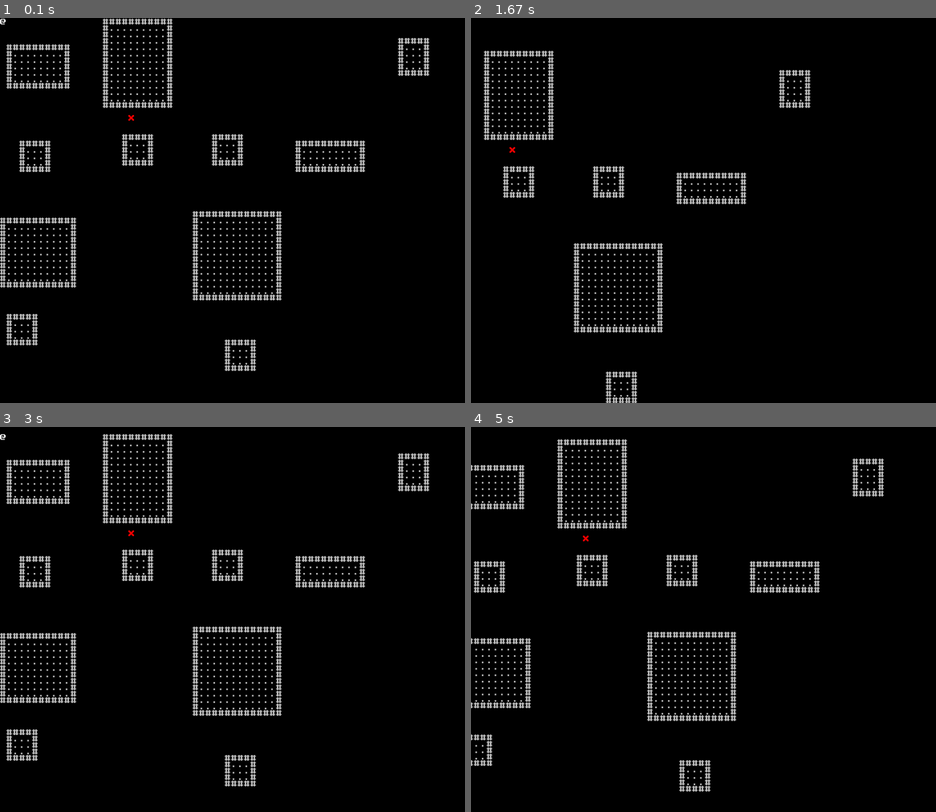
Above: before the commit, frames 1-4 (two rows, left to right).
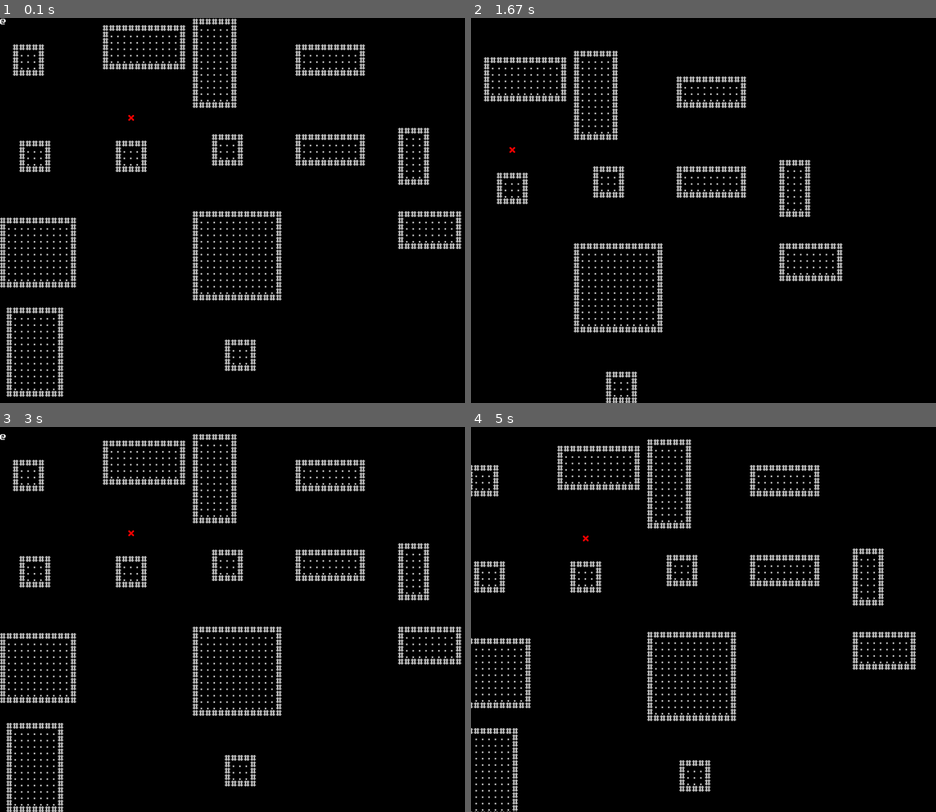
Above: after the commit, the same moments.

Repository: BlackHat-Magic/PyGame-Demo
Game: pygame game, started from app.py
Same seed, same stepped clock (60 frames per second), same inputs: the game is played once before the commit and once after it.
Inputs:
- Up to frame 1 (0.1 s): no input
- Up to frame 2 (1.67 s): hold D 0.33-0.8 s; hold W 0.83-1.13 s; hold D 1.17-1.63 s
- Up to frame 3 (3 s): hold A 1.67-2.2 s; hold S 2.23-2.53 s; hold A 2.57-2.97 s
- Up to frame 4 (5 s): hold W 3-3.37 s; hold D 3.4-4.03 s; hold S 4.07-4.43 s; hold A 4.47-4.93 s; hold D from 4.97 s (still down)

The runs differ from the first frame. In frame 1, 6.1% of the frame differs, in the area x 1-100%, y 0-99%; in frame 2, 4.7%; in frame 3, 6.1%, in the area x 1-100%, y 1-100%; in frame 4, 5.8%.

Commit message:
restructure

Diff:
--- a/app.py
+++ b/app.py
@@ -1,8 +1,13 @@
 import pygame, sys
+
+sys.path.insert(1, "./generator")
 from wfc_utils import Biome, Tile, World
 from dungeon_layout_generator import rooms
 from dungeon_room_generator import Floor
+
+sys.path.insert(1, "./controller")
 from camera import Camera
+from character import Character
 
 # Initialize pygame, window
 pygame.init()
@@ -18,64 +23,10 @@
 background.fill("Black")
 
 # character class
-class Character():
-    def __init__(self, surface: pygame.Surface, name: str, pos_x: int = 0, pos_y: int = 0):
-        self.pos_x = pos_x
-        self.pos_y = pos_y
-        self.surface = surface
-        self.target_pos = (self.pos_x, self.pos_y)
-        self.health = 100
-        self.name_tag = font.render(name, False, "Black")
-        self.health_tag = font.render("H: 100/100", False, "Black")
-
-    # distance to point
-    def vecToPoint(self, point):
-        target_x, target_y = point
-        dist_x, dist_y = target_x - self.pos_x, target_y - self.pos_y
-        return(dist_x, dist_y)
-    def distToPoint(self, point):
-        dist_x, dist_y = self.vecToPoint(point)
-        distance = (dist_x**2 + dist_y**2)**0.5
-        return(distance)
-    def dirToPoint(self, point):
-        dir_x, dir_y = self.vecToPoint(point)
-        distance = self.distToPoint(point)
-        if(distance == 0):
-            return(0, 0)
-        unit_vector = (dir_x / distance, dir_y / distance)
-        return(unit_vector)
-
-    # get character rectangle
-    def rectangle(self):
-        return(self.surface.get_rect(center=(self.pos_x, self.pos_y)))
-
-    # point-and-click movement
-    def moveToTarget(self):
-        if(self.distToPoint(self.target_pos) < 1):
-            self.pos_x, self.pos_y = self.target_pos
-            return
-        unit_vector = self.dirToPoint(self.target_pos)
-        x_comp, y_comp = unit_vector
-        self.pos_x += x_comp
-        self.pos_y += y_comp
-
-    # render billboard
-    def renderBillboard(self, camera: Camera) -> None:
-        x, y = camera.get_mouse_world_position()
-        if(self.rectangle().collidepoint((x, y))):
-            # draw name tag
-            relative_pos = camera.get_relative_pos((self.pos_x, self.pos_y - 32))
-            pygame.draw.rect(screen, "Gray", self.name_tag.get_rect(center=relative_pos))
-            screen.blit(self.name_tag, self.name_tag.get_rect(center=relative_pos))
-
-            # draw health tag
-            relative_pos = camera.get_relative_pos((self.pos_x, self.pos_y - 16))
-            pygame.draw.rect(screen, "Gray", self.health_tag.get_rect(center=relative_pos))
-            screen.blit(self.health_tag, self.health_tag.get_rect(center=relative_pos))
 
 # character and enemy
-character = Character(surface=font.render("@", False, "White"), name="It's You!")
-enemy = Character(surface=font.render("X", False, "Red"), name="Enemy Dude", pos_x=320, pos_y=240)
+character = Character(surface=font.render("@", False, "White"), name="It's You!", font=font, screen=screen)
+enemy = Character(surface=font.render("X", False, "Red"), name="Enemy Dude", pos_x=320, pos_y=240, font=font, screen=screen)
 
 # initialize camera
 camera = Camera()
@@ -91,15 +42,12 @@
     dungeon.append(Floor(floor))
 floor = dungeon[0]
 
-# time stuff
-big_t = 0
-dt = 0
-
 floor_char = font.render(".", False, "Gray")
 wall_char = font.render("#", False, "Gray")
 
 # game loop
 while True:
+    dt = clock.tick(120)
     # check for events
     for event in pygame.event.get():
         if(event.type == pygame.QUIT):
@@ -151,5 +99,3 @@
 
     # render to window & handle clock stuff
     pygame.display.update()
-    dt = clock.tick(120)
-    big_t += dt
--- /dev/null
+++ b/controller/character.py
@@ -0,0 +1,59 @@
+import pygame
+from camera import Camera
+
+class Character():
+    def __init__(self, surface: pygame.Surface, name: str, screen: pygame.display, font: pygame.font, pos_x: int = 0, pos_y: int = 0):
+        self.pos_x = pos_x
+        self.pos_y = pos_y
+        self.surface = surface
+        self.target_pos = (self.pos_x, self.pos_y)
+        self.health = 100
+        self.screen = screen
+        self.font = font
+        self.name_tag = self.font.render(name, False, "Black")
+        self.health_tag = self.font.render("H: 100/100", False, "Black")
+
+    # distance to point
+    def vecToPoint(self, point):
+        target_x, target_y = point
+        dist_x, dist_y = target_x - self.pos_x, target_y - self.pos_y
+        return(dist_x, dist_y)
+    def distToPoint(self, point):
+        dist_x, dist_y = self.vecToPoint(point)
+        distance = (dist_x**2 + dist_y**2)**0.5
+        return(distance)
+    def dirToPoint(self, point):
+        dir_x, dir_y = self.vecToPoint(point)
+        distance = self.distToPoint(point)
+        if(distance == 0):
+            return(0, 0)
+        unit_vector = (dir_x / distance, dir_y / distance)
+        return(unit_vector)
+
+    # get character rectangle
+    def rectangle(self):
+        return(self.surface.get_rect(center=(self.pos_x, self.pos_y)))
+
+    # point-and-click movement
+    def moveToTarget(self):
+        if(self.distToPoint(self.target_pos) < 1):
+            self.pos_x, self.pos_y = self.target_pos
+            return
+        unit_vector = self.dirToPoint(self.target_pos)
+        x_comp, y_comp = unit_vector
+        self.pos_x += x_comp
+        self.pos_y += y_comp
+
+    # render billboard
+    def renderBillboard(self, camera: Camera) -> None:
+        x, y = camera.get_mouse_world_position()
+        if(self.rectangle().collidepoint((x, y))):
+            # draw name tag
+            relative_pos = camera.get_relative_pos((self.pos_x, self.pos_y - 32))
+            pygame.draw.rect(self.screen, "Gray", self.name_tag.get_rect(center=relative_pos))
+            self.screen.blit(self.name_tag, self.name_tag.get_rect(center=relative_pos))
+
+            # draw health tag
+            relative_pos = camera.get_relative_pos((self.pos_x, self.pos_y - 16))
+            pygame.draw.rect(self.screen, "Gray", self.health_tag.get_rect(center=relative_pos))
+            self.screen.blit(self.health_tag, self.health_tag.get_rect(center=relative_pos))
Renamed: camera.py -> controller/camera.py
Renamed: dungeon_layout_generator.py -> generator/dungeon_layout_generator.py
Renamed: dungeon_room_generator.py -> generator/dungeon_room_generator.py
Renamed: overworld_layout_generator.py -> generator/overworld_layout_generator.py
Renamed: wfc_utils.py -> generator/wfc_utils.py
